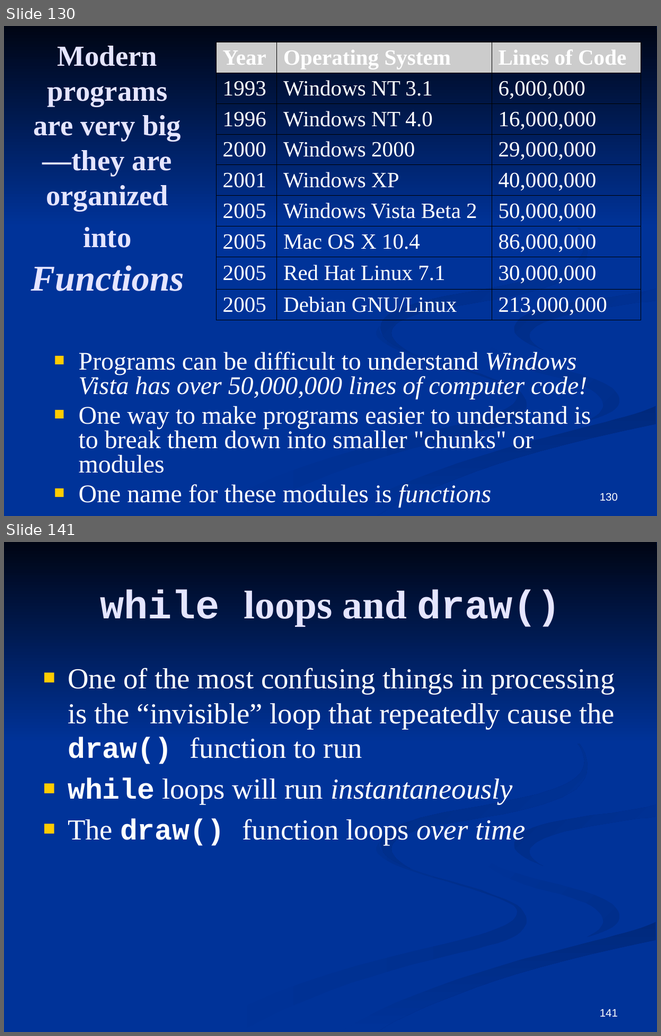
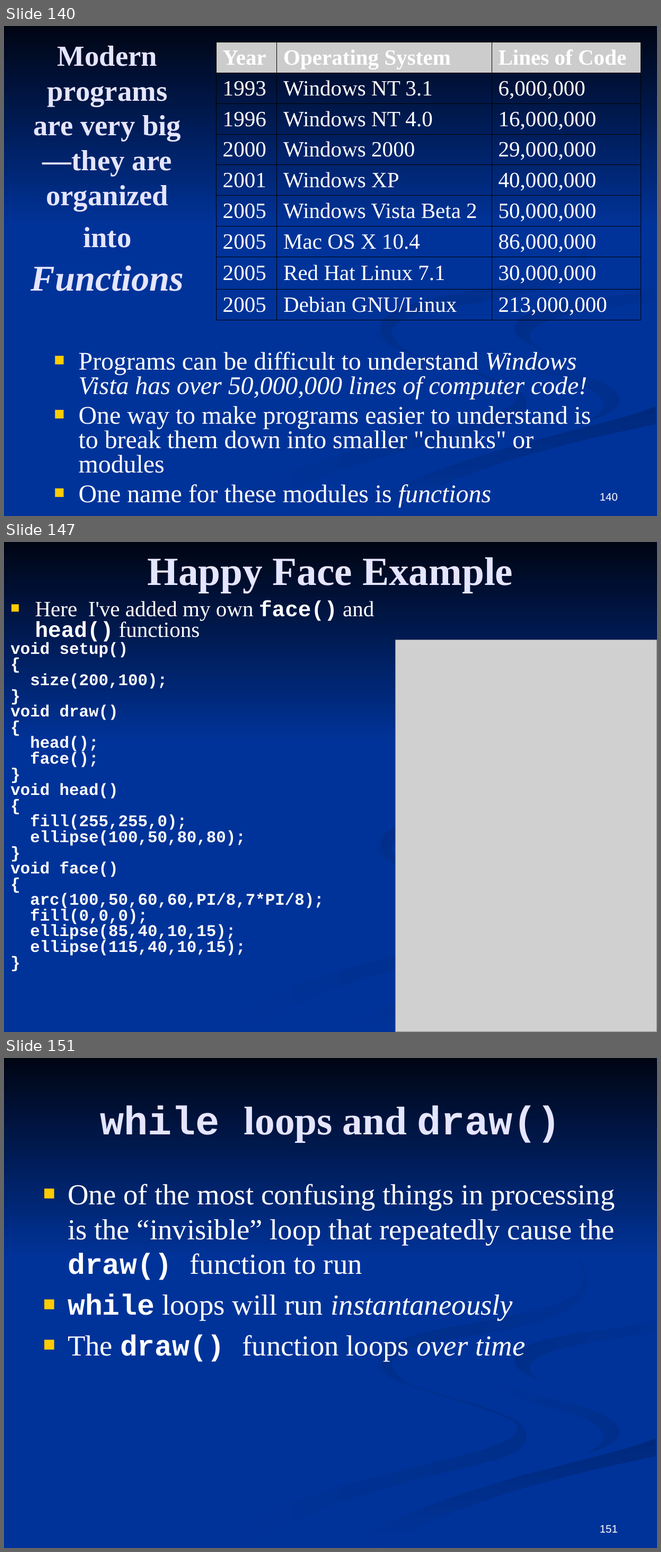
Before and after one commit to CSCamp/CSCamp.github.io, a slide deck: CSCamp.pptx. Shown one above the other, each under a label of ours: slides 130 and 141 before the commit, slides 140, 147 and 151 after it; the slides between them are not shown. The pictures are 661x1036 and 661x1552 pixels, drawn with LibreOffice and Linux fonts; fonts in the diff are those of the drawing; grey boxes stand for pictures. Boxes give left, top, right and bottom in pixels: in the first picture for what was removed or moved away, otherwise in the second. Text is boxed around its words. In the diff, an @@ line names an element or a change of style, - is before the commit and + after.

```diff
--- a/CSCamp.pptx
+++ b/CSCamp.pptx
@@ slide 147 added at [4, 542, 657, 1032], background #003399; not listed: 5 template elements that a slide beside it also shows @@
@@ title added at [148, 557, 513, 592], 44 pt, text #E5E5FF, bold @@
+Happy Face Example
@@ text added at [10, 600, 374, 955], 18 pt, text #FFFFFF, bold @@
+■ Here I've added my own face() and head() functions
+void setup()
+{
+size(200,100);
+}
+void draw()
+{
+head();
+face();
+}
+void head()
+{
+fill(255,255,0);
+ellipse(100,50,80,80);
+}
+void face()
+{
+arc(100,50,60,60,PI/8,7*PI/8);
+fill(0,0,0);
+ellipse(85,40,10,15);
+ellipse(115,40,10,15);
+}
@@ picture added at [395, 640, 657, 1032] @@
@@ what was slide 130 is now slide 140 @@
@@ page number at [600, 492, 618, 501]: text changed @@
-130
+140
@@ what was slide 141 is now slide 151 @@
@@ page number at [600, 1525, 618, 1533]: text changed @@
-141
+151
```
Also in this commit, not shown: 1 slide changed, 10 other slides added, 1 slide removed, 5 other files.
